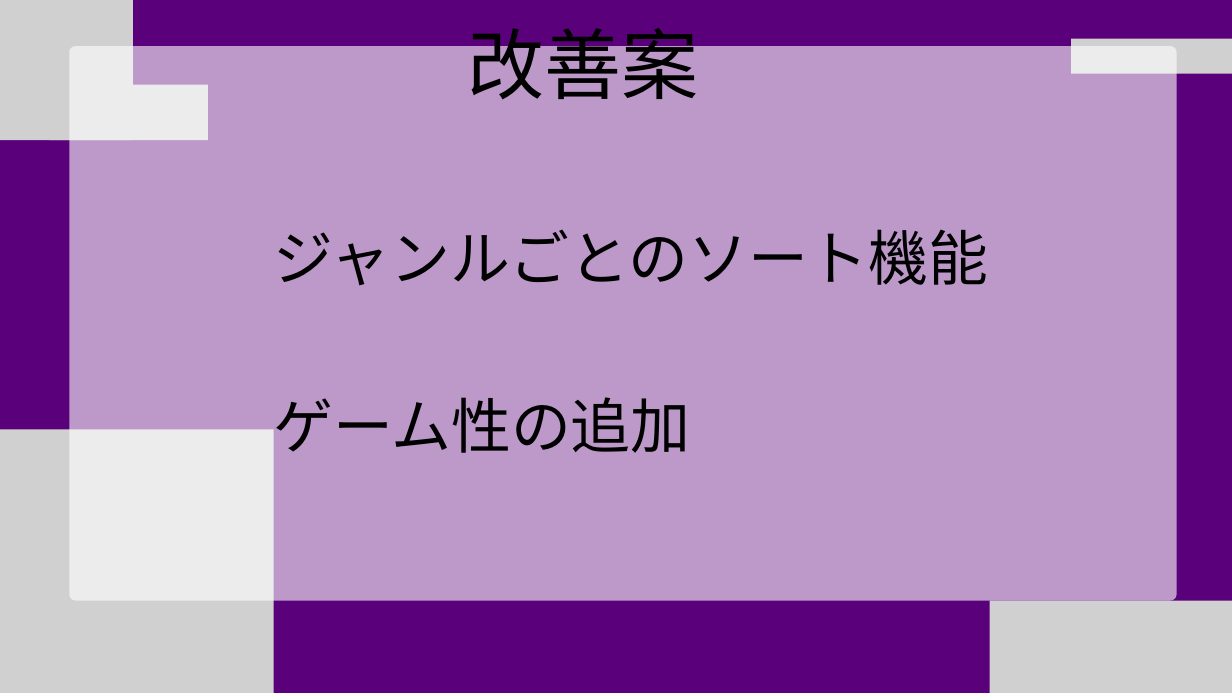
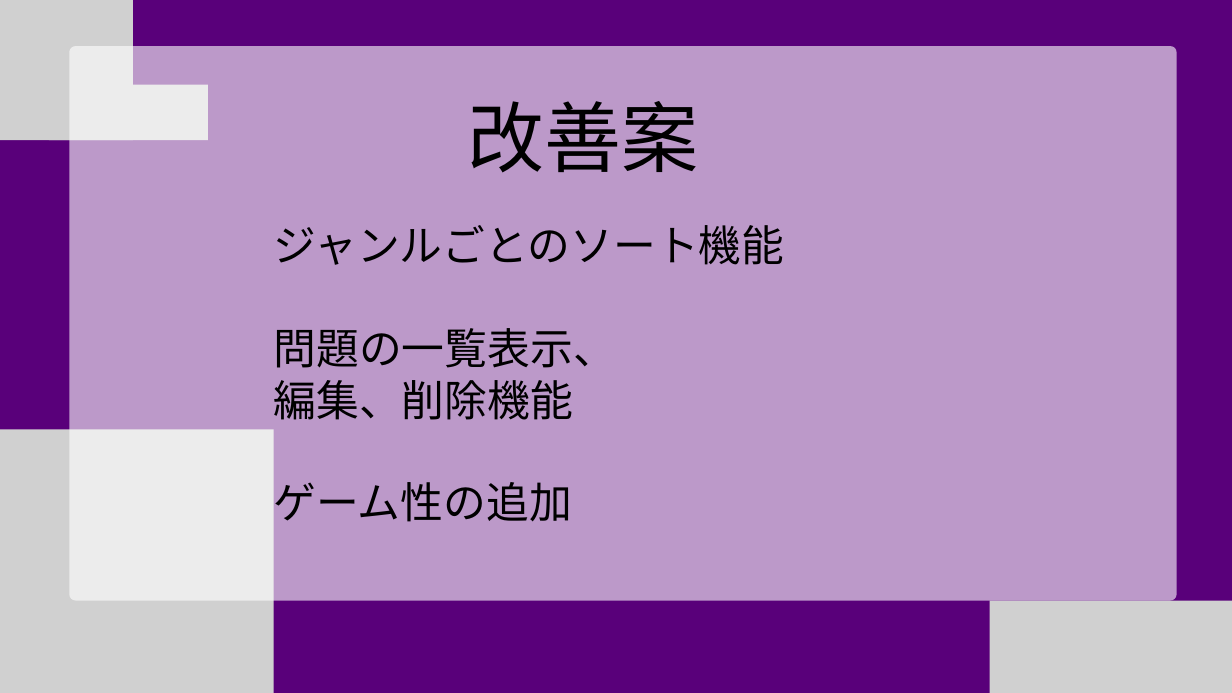
Before and after one commit to kota2929/flutternoyatu, a slide deck: slide 7 of flutter_application_1/flutter2025_yogiashi.pptx. Drawn at 1232x693 pixels with LibreOffice and Linux fonts; fonts in the diff are those of the drawing; grey boxes stand for pictures. Boxes give left, top, right and bottom in pixels: in the first picture for what was removed or moved away, otherwise in the second. Text is boxed around its words. In the diff, an @@ line names an element or a change of style, - is before the commit and + after.

```diff
--- a/flutter_application_1/flutter2025_yogiashi.pptx
+++ b/flutter_application_1/flutter2025_yogiashi.pptx
@@ picture removed at [1071,39,1232,74] @@
@@ text "改善案" rewrapped from [468,28,699,112] to [468,101,699,173] @@
@@ text at [274,225,785,522]: size 70 to 50 pt in "ジャンルごとのソート機能", "ゲーム性の追加"; line spacing 98pt to 1 @@
@@ text at [274,328,616,420]: paragraphs added @@
+問題の一覧表示、
+編集、削除機能
```
Also in this commit, not shown: 4 other slides changed.
